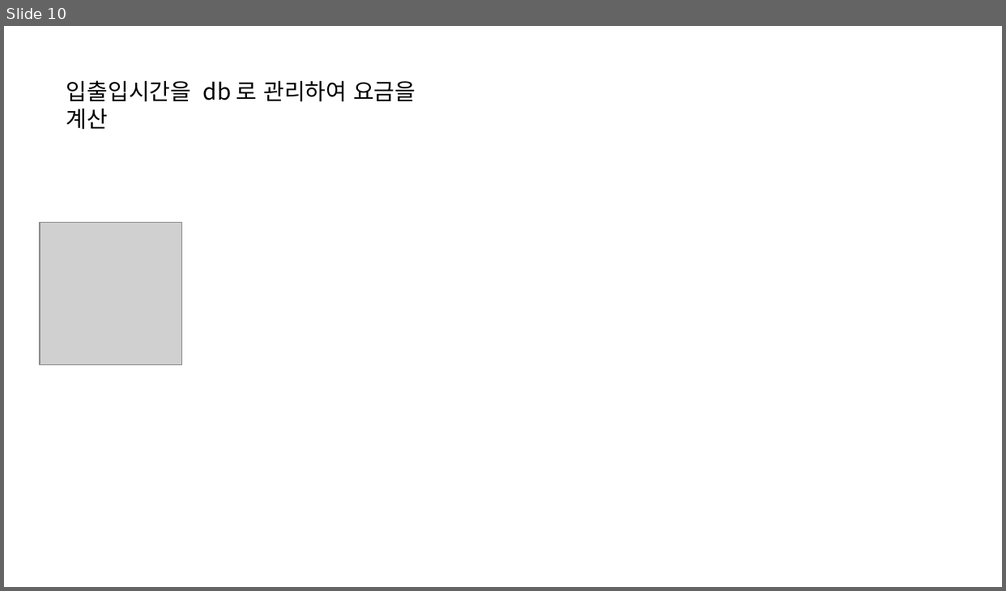
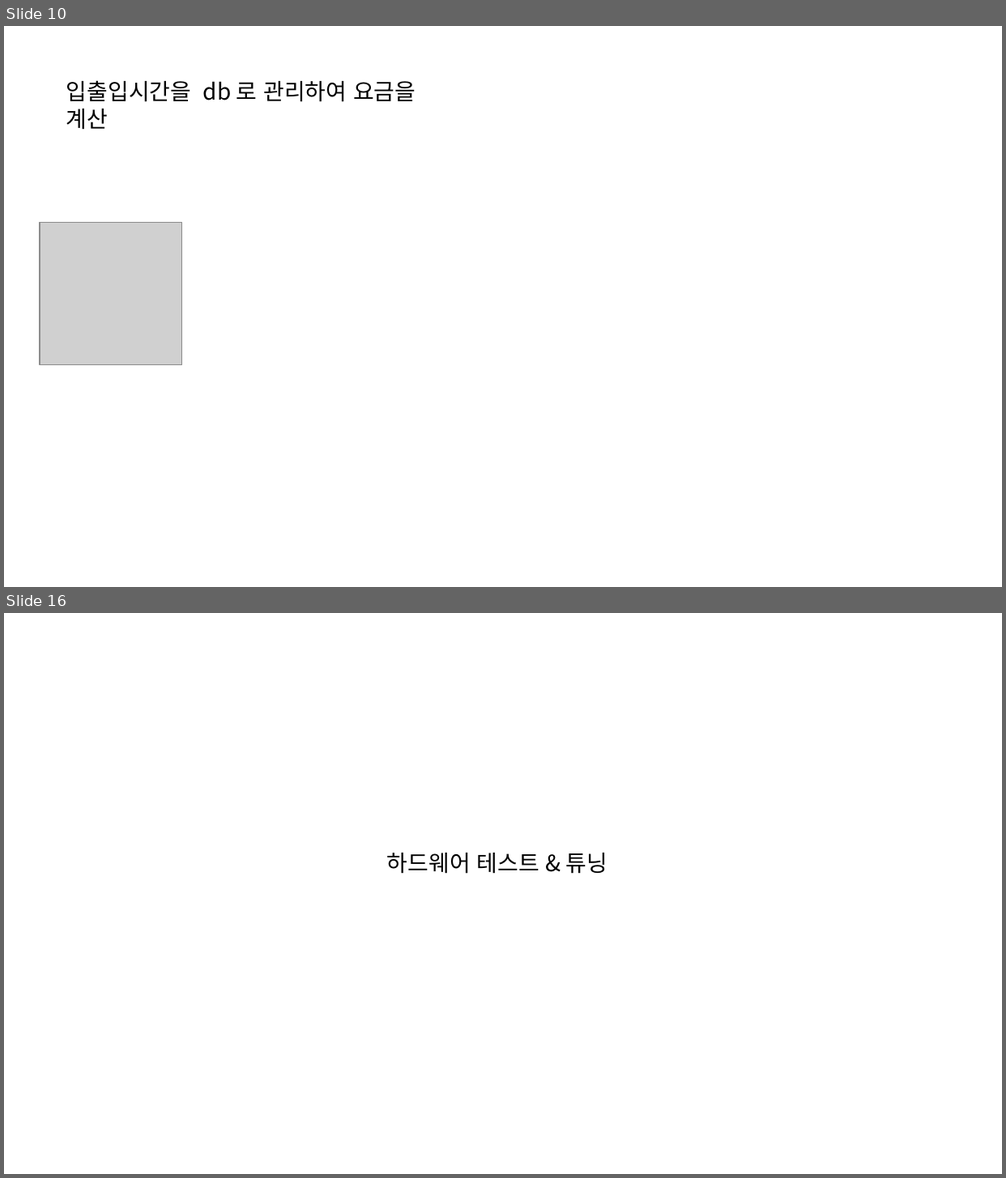
Before and after one commit to HardCoding0417/Parking-lot-project, a slide deck: doc/presentation.odp. Shown one above the other, each under a label of ours: slide 10 before the commit, slides 10 and 16 after it; the slides between them are not shown. The pictures are 1006x591 and 1006x1178 pixels, drawn with LibreOffice and Linux fonts; fonts in the diff are those of the drawing; grey boxes stand for pictures. Boxes give left, top, right and bottom in pixels: in the first picture for what was removed or moved away, otherwise in the second. Text is boxed around its words. In the diff, an @@ line names an element or a change of style, - is before the commit and + after.

```diff
--- a/doc/presentation.odp
+++ b/doc/presentation.odp
@@ slide 16 added at <box>4,613,1002,1174</box>, background #FFFFFF @@
@@ text added at <box>387,853,607,874</box>, 18 pt, text #000000 @@
+하드웨어 테스트 & 튜닝
```
Also in this commit, not shown: 5 other slides added, 2 slides removed, 2 other files.
